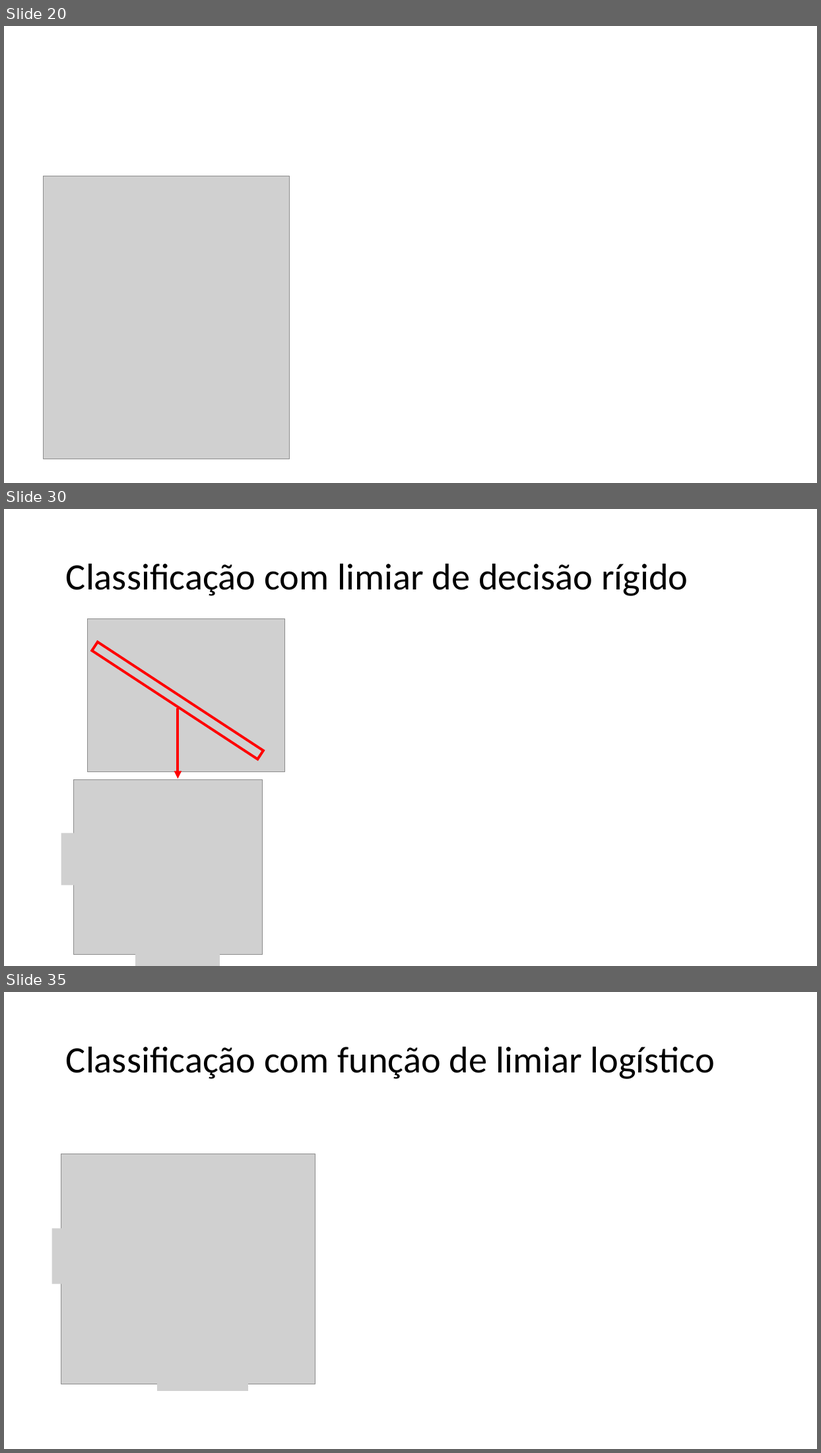
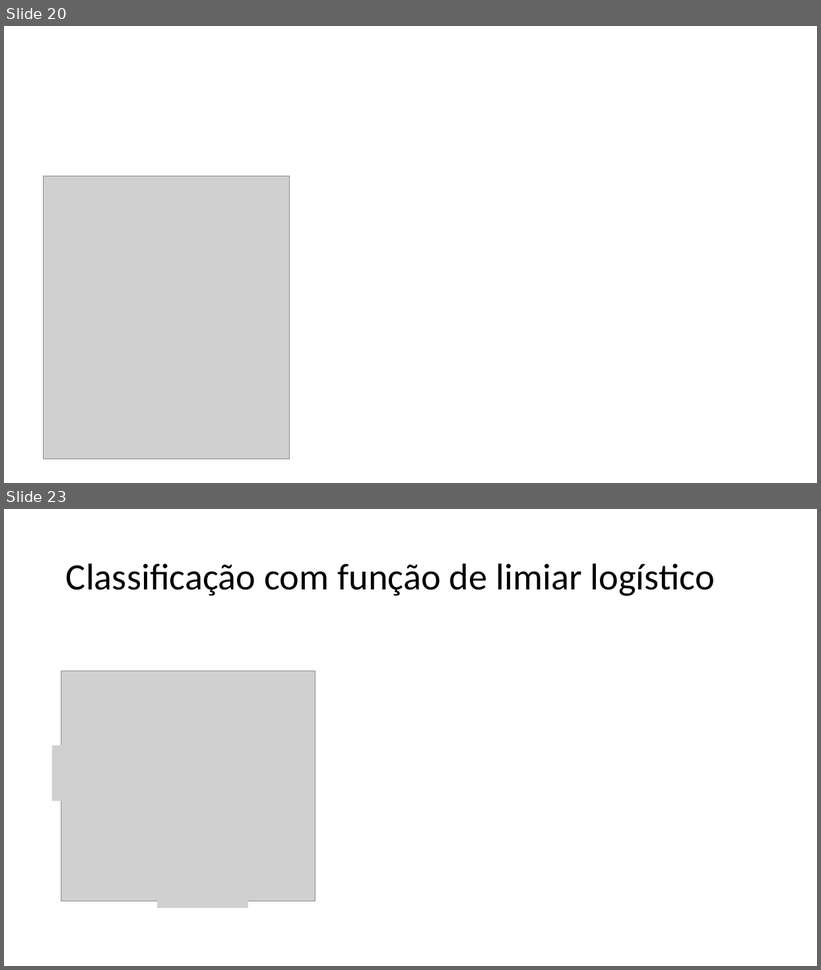
Before and after one commit to zz4fap/c24_inteligencia_artificial, a slide deck: slides/C24_Classificação.pptx. Shown one above the other, each under a label of ours: slides 20, 30 and 35 before the commit, slides 20 and 23 after it; the slides between them are not shown. The pictures are 821x1453 and 821x970 pixels, drawn with LibreOffice and Linux fonts; fonts in the diff are those of the drawing; grey boxes stand for pictures. Boxes give left, top, right and bottom in pixels: in the first picture for what was removed or moved away, otherwise in the second. Text is boxed around its words. In the diff, an @@ line names an element or a change of style, - is before the commit and + after.

```diff
--- a/slides/C24_Classificação.pptx
+++ b/slides/C24_Classificação.pptx
@@ slide 30 removed at bbox=[4, 509, 817, 966], background #FFFFFF @@
@@ title removed at bbox=[66, 563, 688, 596] @@
-Classificação com limiar de decisão rígido
@@ group removed at bbox=[61, 619, 285, 966]: 4 pictures, 1 rectangle, 1 arrow @@
@@ what was slide 35 is now slide 23 @@
```
Also in this commit, not shown: 5 slides changed, 12 other slides removed.
